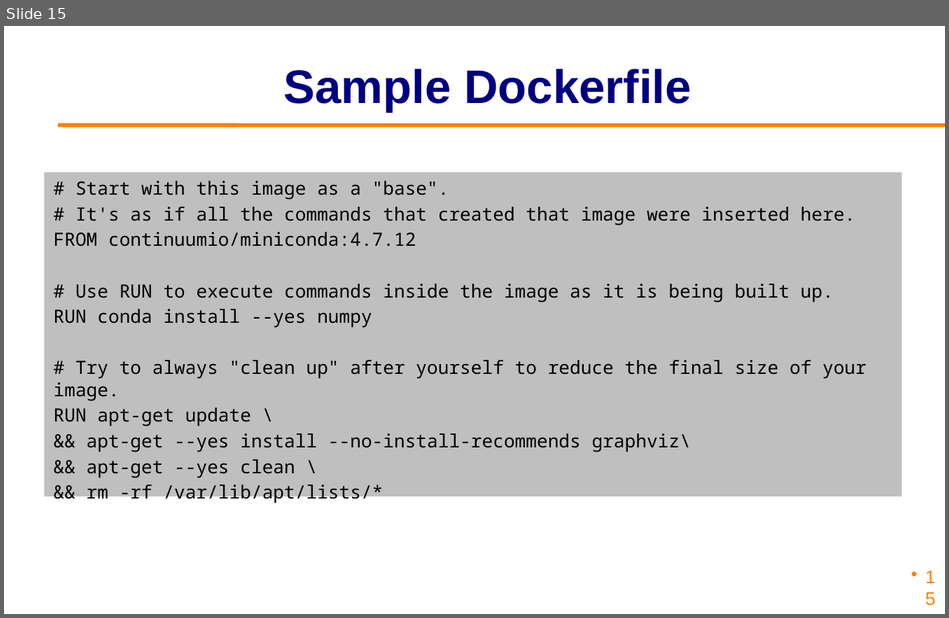
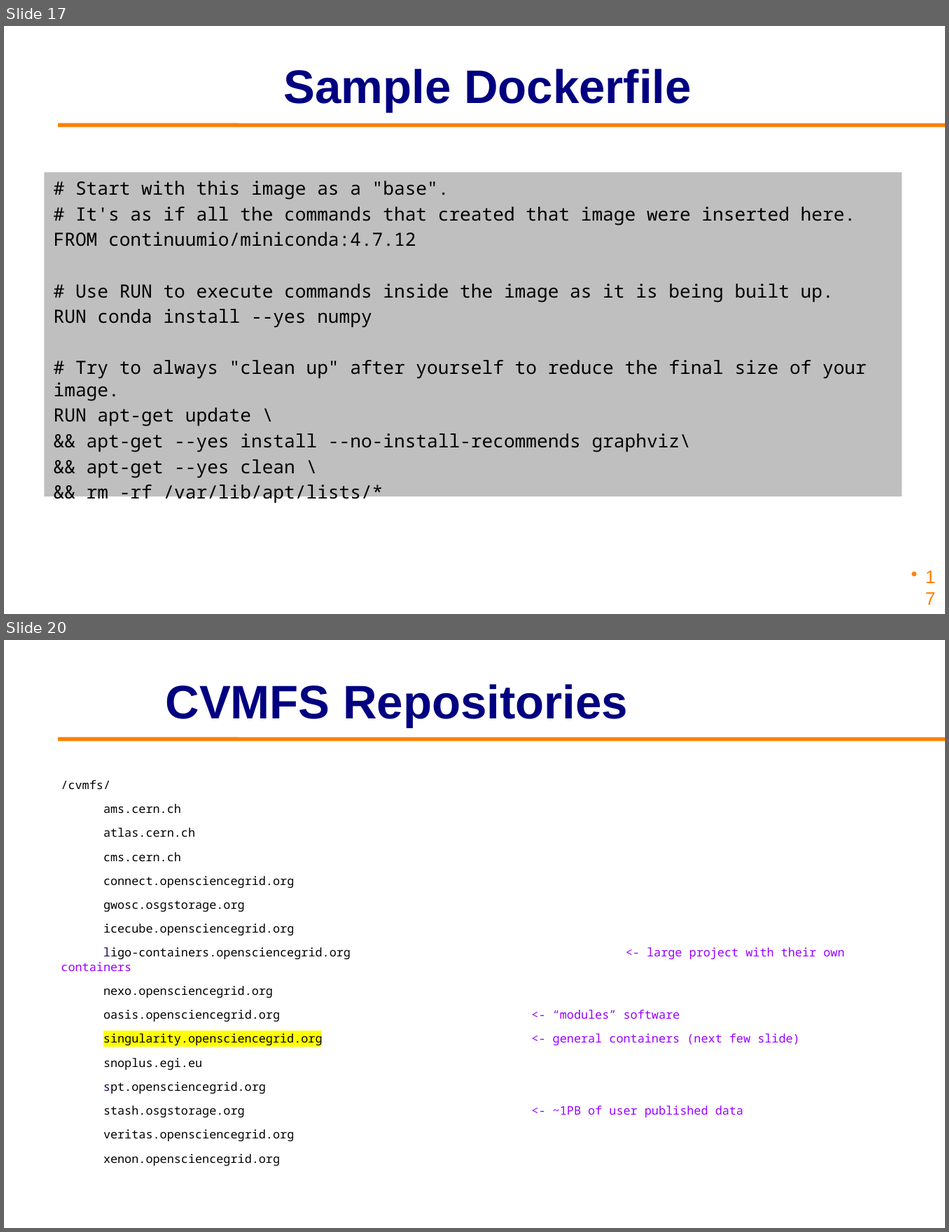
Before and after one commit to osg-htc/virtual-school-2021, a slide deck: docs/materials/gpus/files/osgvsp21-gpus-containers.pptx. Shown one above the other, each under a label of ours: slide 15 before the commit, slides 17 and 20 after it; the slides between them are not shown. The pictures are 949x618 and 949x1232 pixels, drawn with LibreOffice and Linux fonts; fonts in the diff are those of the drawing; background and template pictures are left out. Boxes give left, top, right and bottom in pixels: in the first picture for what was removed or moved away, otherwise in the second. Text is boxed around its words. In the diff, an @@ line names an element or a change of style, - is before the commit and + after.

```diff
--- a/docs/materials/gpus/files/osgvsp21-gpus-containers.pptx
+++ b/docs/materials/gpus/files/osgvsp21-gpus-containers.pptx
@@ slide 20 added at bbox=[4, 640, 945, 1228], background #FFFFFF; not listed: 1 template element that a slide beside it also shows @@
@@ title added at bbox=[166, 684, 628, 727], 36 pt, text #000080, bold @@
+CVMFS Repositories
@@ text added at bbox=[61, 780, 844, 1166], 9 pt, text #000000 @@
+/cvmfs/
+ams.cern.ch
+atlas.cern.ch
+cms.cern.ch
+connect.opensciencegrid.org
+gwosc.osgstorage.org
+icecube.opensciencegrid.org
+ligo-containers.opensciencegrid.org <- large project with their own containers
+nexo.opensciencegrid.org
+oasis.opensciencegrid.org <- “modules” software
+singularity.opensciencegrid.org <- general containers (next few slide)
+snoplus.egi.eu
+spt.opensciencegrid.org
+stash.osgstorage.org <- ~1PB of user published data
+veritas.opensciencegrid.org
+xenon.opensciencegrid.org
@@ what was slide 15 is now slide 17 @@
@@ page number at bbox=[901, 575, 945, 614]: text changed @@
-15
+17
```
Also in this commit, not shown: 1 slide changed, 5 other slides added, 1 other file.
